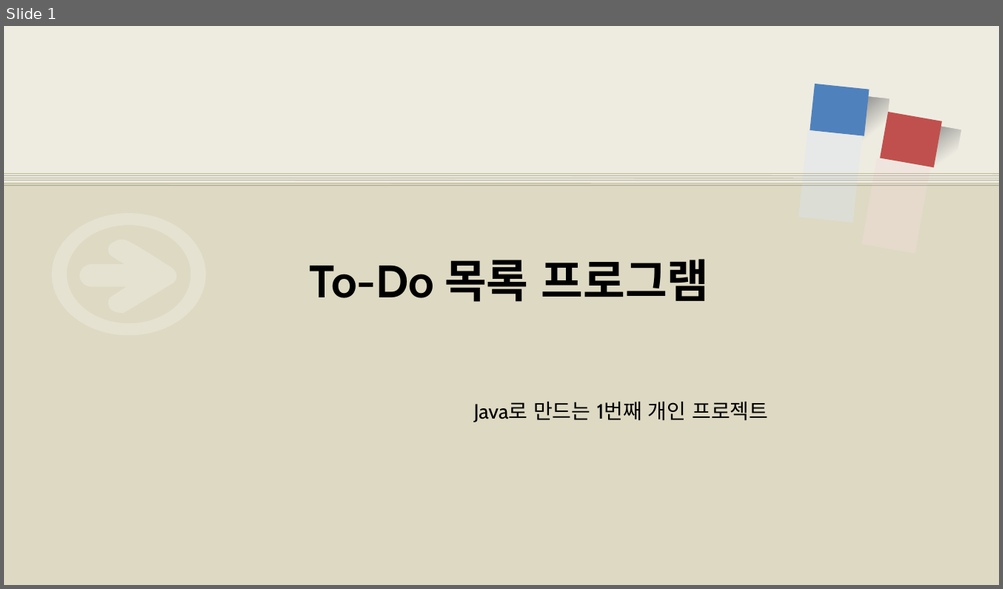
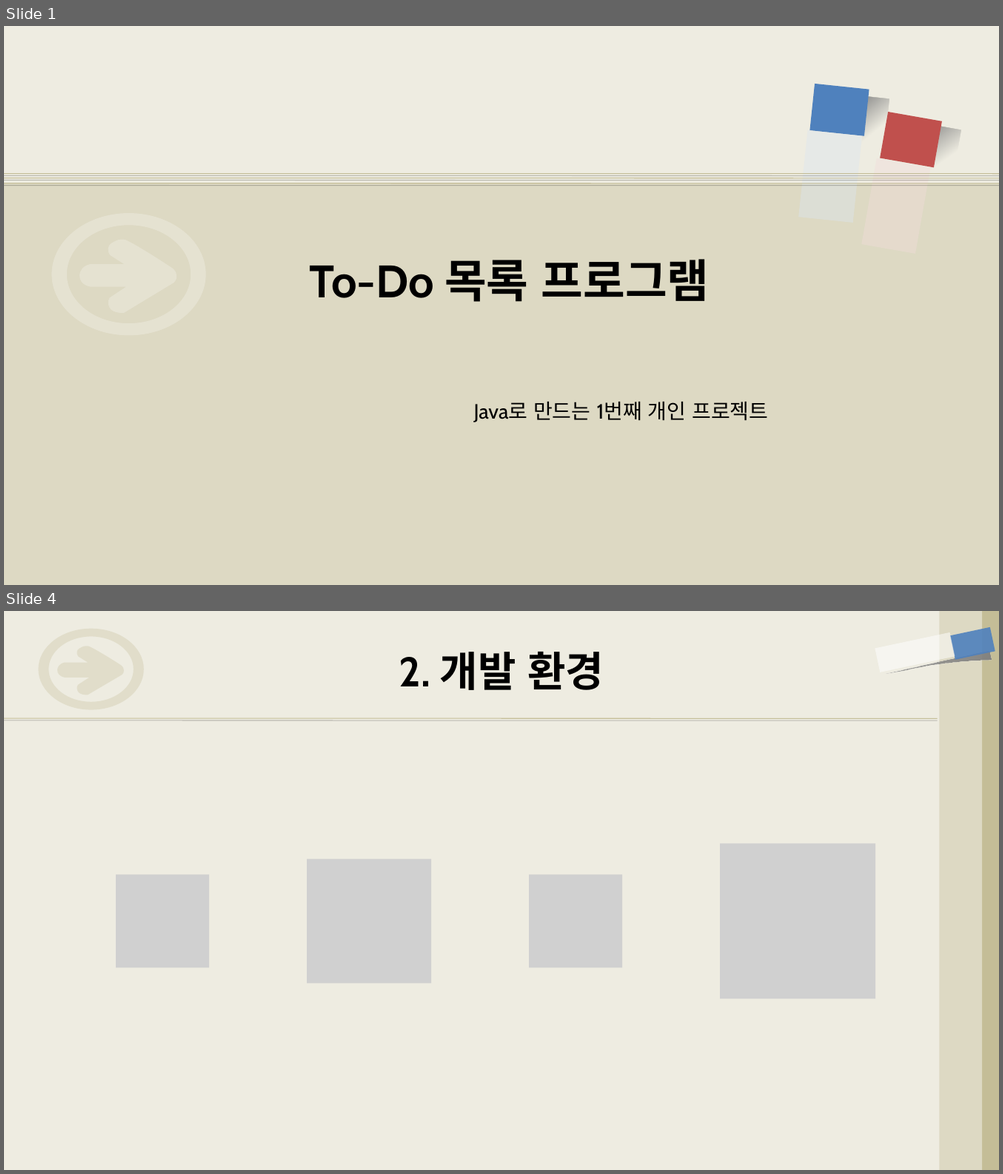
Before and after one commit to isekaipudding/To_Do_List_with_Java, a slide deck: To-Do 목록 프로그램(기획서).pptx. Shown one above the other, each under a label of ours: slide 1 before the commit, slides 1 and 4 after it; the slides between them are not shown. The pictures are 1003x589 and 1003x1174 pixels, drawn with LibreOffice and Linux fonts; fonts in the diff are those of the drawing; grey boxes stand for pictures; background and template pictures are left out. Boxes give left, top, right and bottom in pixels: in the first picture for what was removed or moved away, otherwise in the second. Text is boxed around its words. In the diff, an @@ line names an element or a change of style, - is before the commit and + after.

```diff
--- a/To-Do 목록 프로그램(기획서).pptx
+++ b/To-Do 목록 프로그램(기획서).pptx
@@ slide 4 added at [4,611,999,1170], background #EEECE1 @@
@@ freeform shape added at [38,628,144,709], fill #C4BD97 at 30% opacity @@
@@ rectangle added at [874,632,955,672], fill #FFFFFF at 50% opacity @@
@@ rectangle added at [939,611,982,1170], fill #DDD9C3 @@
@@ rectangle added at [940,611,999,1170], fill #C4BD97 @@
@@ rectangle added at [950,627,995,660], fill #4F81BD at 90% opacity @@
@@ freeform shape added at [57,646,124,695], fill #C4BD97 at 30% opacity @@
@@ title added at [399,652,603,690], 40 pt, text #000000, bold @@
+2. 개발 환경
@@ freeform shape added at [884,649,991,682], fill gradient #808080 @@
@@ line added from (4, 718) to (937, 718), #C4BD97 0.75 pt @@
@@ picture added at [720,844,876,999] @@
@@ picture added at [116,875,209,968] @@
@@ picture added at [307,860,432,984] @@
@@ picture added at [529,875,623,968] @@
```
Also in this commit, not shown: 1 slide changed, 1 other slide added, 19 other files.
